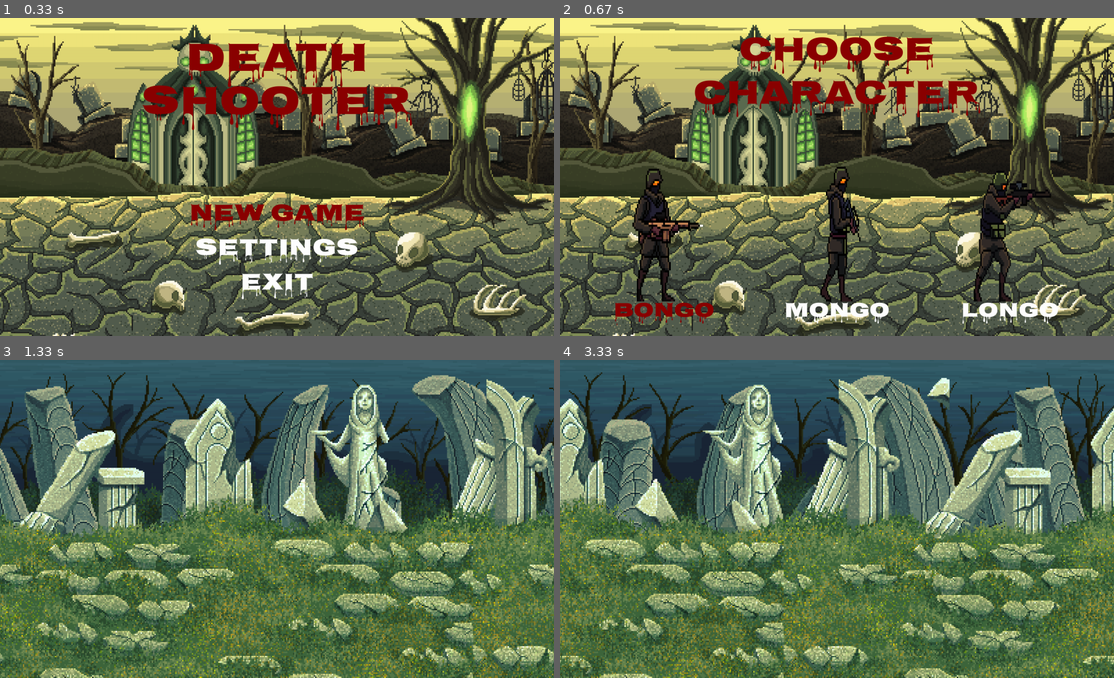
Above: before the commit, frames 1-4 (two rows, left to right).
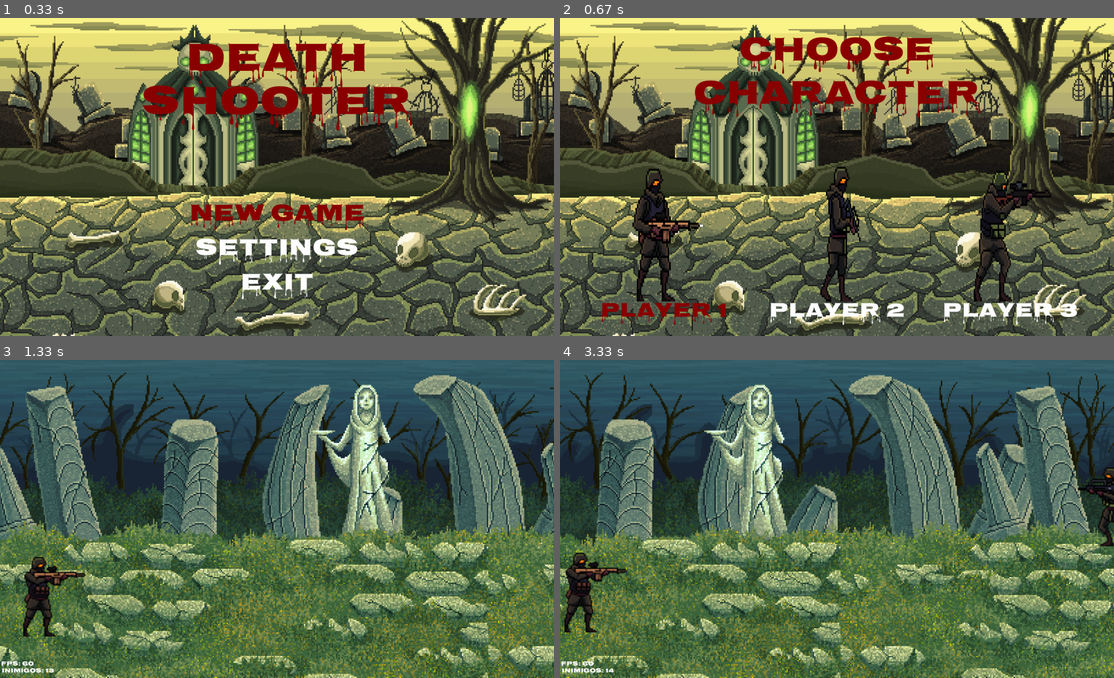
Above: after the commit, the same moments.

Repository: GabMartineli/Pygame
Game: pygame game, started from main.py
Two runs of this game, one before a commit and one after it. Both use one fixed random seed, a clock stepped at 60 frames per second and the inputs below.
Inputs:
- Up to frame 1 (0.33 s): no input
- Up to frame 2 (0.67 s): tap Enter at 0.33 s
- Up to frame 3 (1.33 s): tap Enter at 0.67 s; hold D from 1 s (still down)
- Up to frame 4 (3.33 s): release D at 1.47 s; hold A 1.5-2.03 s; hold S 2.07-2.37 s; hold A 2.4-2.8 s; hold W 2.83-3.2 s; hold D from 3.23 s (still down)

Frame 1 is identical in both runs. In frame 2, 2.1% of the frame differs, in the area x 7-94%, y 89-97%; in frame 3, 48%; in frame 4, 53%, in the area x 0-100%, y 3-100%.

Commit message:
create move of player and enemys on screen

Diff:
--- a/codegame/const.py
+++ b/codegame/const.py
@@ -1,10 +1,13 @@
 #C
+import pygame
+
+
 COLOR_TITLE = (139, 0, 0)
 COLOR_MENU = (255, 255, 255)
 MENU_CHAR_OPTION = (
-    'BONGO',
-    'MONGO',
-    'LONGO'
+    'Player 1',
+    'Player 2',
+    'Player 3'
 )
 
 #E
@@ -15,8 +18,11 @@
     'level1Bg3': 3,
     'level1Bg4': 4,
     'level1Bg5': 5,
-    'level1Bg6': 6,
+    'Player1': 3,
+    'Enemy1': 3
 }
+
+EVENT_ENEMY = pygame.USEREVENT + 1
 
 #M
 MENU_OPTION = (
--- a/codegame/enemy.py
+++ b/codegame/enemy.py
@@ -1,13 +1,16 @@
 #!/usr/bin/python
 # -*- coding: utf-8 -*-
 
+from codegame.const import ENTITY_SPEED, WIN_WIDTH
 from codegame.entity import Entity
 
 
 class Enemy(Entity):
-    def __init__(self, vida, dano):
-        self.vida = vida
-        self.dano = dano
+    def __init__(self, name: str, position: tuple):
+        super().__init__(name, position)
 
     def move(self, ):
+        self.rect.centerx -= ENTITY_SPEED[self.name]
+        if self.rect.right <= 0:
+            self.rect.left = WIN_WIDTH
         pass
--- a/codegame/entity.py
+++ b/codegame/entity.py
@@ -9,7 +9,7 @@
 class Entity(ABC):
     def __init__(self, name:str, position:tuple):
         self.name = name
-        self.surf = pygame.image.load('./assets/img/' + name + '.png')
+        self.surf = pygame.image.load('./assets/img/' + name + '.png').convert_alpha()
         self.rect = self.surf.get_rect(left=position[0], top=position[1])
         self.speed = 0
 
--- a/codegame/entityFactory.py
+++ b/codegame/entityFactory.py
@@ -1,8 +1,11 @@
 #!/usr/bin/python
 # -*- coding: utf-8 -*-
 
+import random
 from codegame.background import Background
-from codegame.const import WIN_WIDTH
+from codegame.const import WIN_HEIGHT, WIN_WIDTH
+from codegame.enemy import Enemy
+from codegame.player import Player
 
 
 class EntityFactory:
@@ -12,9 +15,13 @@
         match entity_name:
             case 'level1Bg':
                 list_bg = []
-                for i in range(7):
+                for i in range(6):
                     list_bg.append(Background( name=f'level1Bg{i}', position=(0, 0)))
                     list_bg.append(Background( name=f'level1Bg{i}', position=(WIN_WIDTH, 0)))
                 return list_bg
+            case 'Player1':
+                return [Player('Player1', (10, WIN_HEIGHT - 350))]
+            case 'Enemy1':
+                return[Enemy('Enemy1', (WIN_WIDTH + 10, random.randint(40, WIN_HEIGHT - 40)))]
             case _:
-                raise ValueError(f"Tipo de entidade desconhecido: {entity_name}")
+                raise ValueError(f"Tipo de entidade desconhecido: '{entity_name}'")
--- a/codegame/level.py
+++ b/codegame/level.py
@@ -1,7 +1,9 @@
 #!/usr/bin/python
 # -*- coding: utf-8 -*-
 
+import sys
 import pygame
+from codegame.const import COLOR_MENU, COLOR_TITLE, EVENT_ENEMY, WIN_HEIGHT
 from codegame.entity import Entity
 from codegame.entityFactory import EntityFactory
 
@@ -13,11 +15,38 @@
         self.menu_option = menu_option
         self.entity_list: list[Entity] = []
         self.entity_list.extend(EntityFactory.get_entity('level1Bg'))
+        self.entity_list.extend(EntityFactory.get_entity('Player1'))
+        pygame.time.set_timer(EVENT_ENEMY, 2000)
 
     def run(self, ):
+        pygame.mixer.music.load('./assets/bgmusic.mp3')
+        pygame.mixer.music.play(loops=-1, start=1.5, fade_ms=0)
+        pygame.mixer.music.set_volume(0.3)
+        clock = pygame.time.Clock()
+
         while True:
+            clock.tick(60)
             for i in self.entity_list:
                 self.window.blit(source=i.surf, dest=i.rect)
                 i.move()
+
+            for event in pygame.event.get():
+                if event.type == pygame.QUIT:
+                    pygame.quit() # fechar janela
+                    sys.exit() # fechar jogo
+                if event.type == EVENT_ENEMY:
+                    self.entity_list.extend(EntityFactory.get_entity('Enemy1'))
+
+
+            self.level_text(18, f'fps: {clock.get_fps() :.0f}', COLOR_MENU, (50, WIN_HEIGHT - 40))
+            self.level_text(18, f'Inimigos: {len(self.entity_list)}', COLOR_MENU, (80, WIN_HEIGHT - 20))
             pygame.display.flip()
         pass
+
+
+
+    def level_text(self, text_size: int, text: str, text_color: tuple, text_center_pos: tuple):
+        text_font = pygame.font.Font("assets/fonts/Nosifer-Regular.ttf", text_size)
+        text_surf: pygame.Surface = text_font.render(text, True, text_color).convert_alpha()
+        text_rect: pygame.Rect = text_surf.get_rect(center=text_center_pos)
+        self.window.blit(source=text_surf, dest=text_rect)
--- a/codegame/menu.py
+++ b/codegame/menu.py
@@ -7,7 +7,7 @@
 class Menu:
     def __init__(self, window):
         self.window = window
-        self.surf = pygame.image.load('./assets/img/Battleground4.png')
+        self.surf = pygame.image.load('./assets/img/Battleground4.png').convert_alpha()
         self.rect = self.surf.get_rect(left=0,top=0)
 
     def run(self):
--- a/codegame/player.py
+++ b/codegame/player.py
@@ -1,13 +1,24 @@
 #!/usr/bin/python
 # -*- coding: utf-8 -*-
 
+import pygame
+from codegame.const import ENTITY_SPEED, WIN_HEIGHT, WIN_WIDTH
 from codegame.entity import Entity
 
 
 class Player(Entity):
-    def __init__(self):
-        self.vida = None
-        self.dano = None
+    def __init__(self, name: str, position: tuple):
+        super().__init__(name, position)
+
 
     def move(self, ):
+        pressed_key = pygame.key.get_pressed()
+        if pressed_key[pygame.K_w] and self.rect.top > 0:
+            self.rect.centery -= ENTITY_SPEED[self.name]
+        if pressed_key[pygame.K_s] and self.rect.bottom < WIN_HEIGHT:
+            self.rect.centery += ENTITY_SPEED[self.name]
+        if pressed_key[pygame.K_a] and self.rect.left > 0:
+            self.rect.centerx -= ENTITY_SPEED[self.name]
+        if pressed_key[pygame.K_d] and self.rect.right < WIN_WIDTH:
+            self.rect.centerx += ENTITY_SPEED[self.name]
         pass
Binary file added: assets/img/Enemy1.png
Binary file added: assets/img/Player1.png
Binary file changed: assets/img/level1Bg5.png
Binary file removed: assets/img/level1Bg6.png
